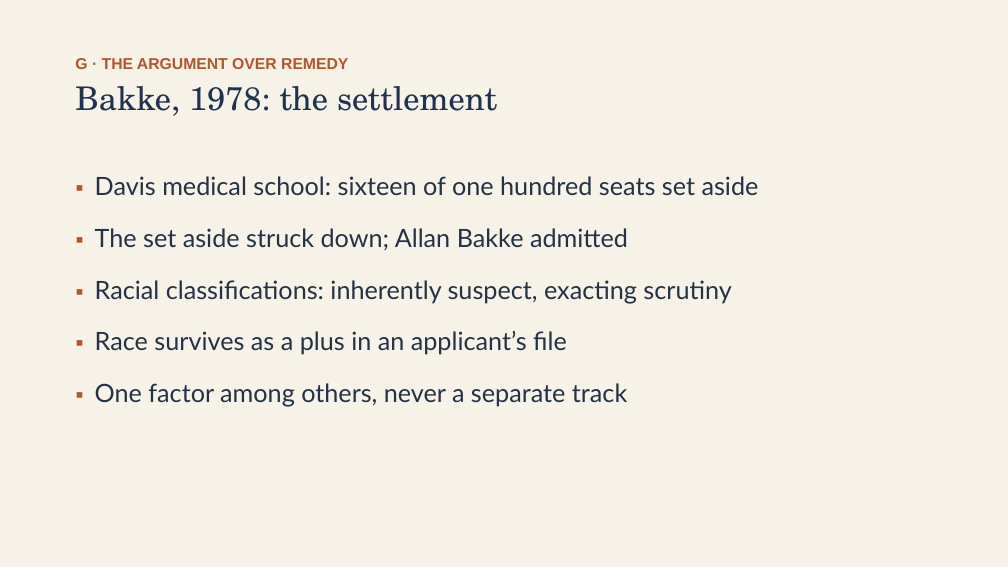
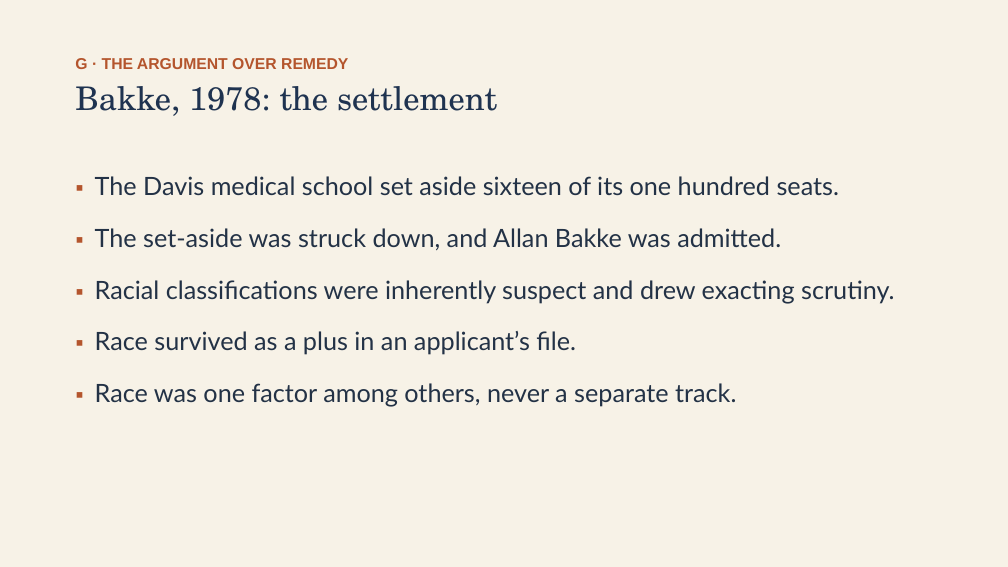
Before and after one commit to ab17gthb/humanities-curriculum-group, a slide deck: slide 20 of civil-rights/lesson-08/lesson-08-slides.pptx. Drawn at 1008x567 pixels with LibreOffice and Linux fonts; fonts in the diff are those of the drawing. Boxes give left, top, right and bottom in pixels: in the first picture for what was removed or moved away, otherwise in the second. Text is boxed around its words. In the diff, an @@ line names an element or a change of style, - is before the commit and + after.

```diff
--- a/civil-rights/lesson-08/lesson-08-slides.pptx
+++ b/civil-rights/lesson-08/lesson-08-slides.pptx
@@ text at (x1=95, y1=176, x2=894, y2=406): text changed @@
-▪ Davis medical school: sixteen of one hundred seats set aside
-▪ The set aside struck down; Allan Bakke admitted
-▪ Racial classifications: inherently suspect, exacting scrutiny
-▪ Race survives as a plus in an applicant’s file
-▪ One factor among others, never a separate track
+▪ The Davis medical school set aside sixteen of its one hundred seats.
+▪ The set-aside was struck down, and Allan Bakke was admitted.
+▪ Racial classifications were inherently suspect and drew exacting scrutiny.
+▪ Race survived as a plus in an applicant’s file.
+▪ Race was one factor among others, never a separate track.
```
Also in this commit, not shown: 7 other slides changed, 6 other files.
